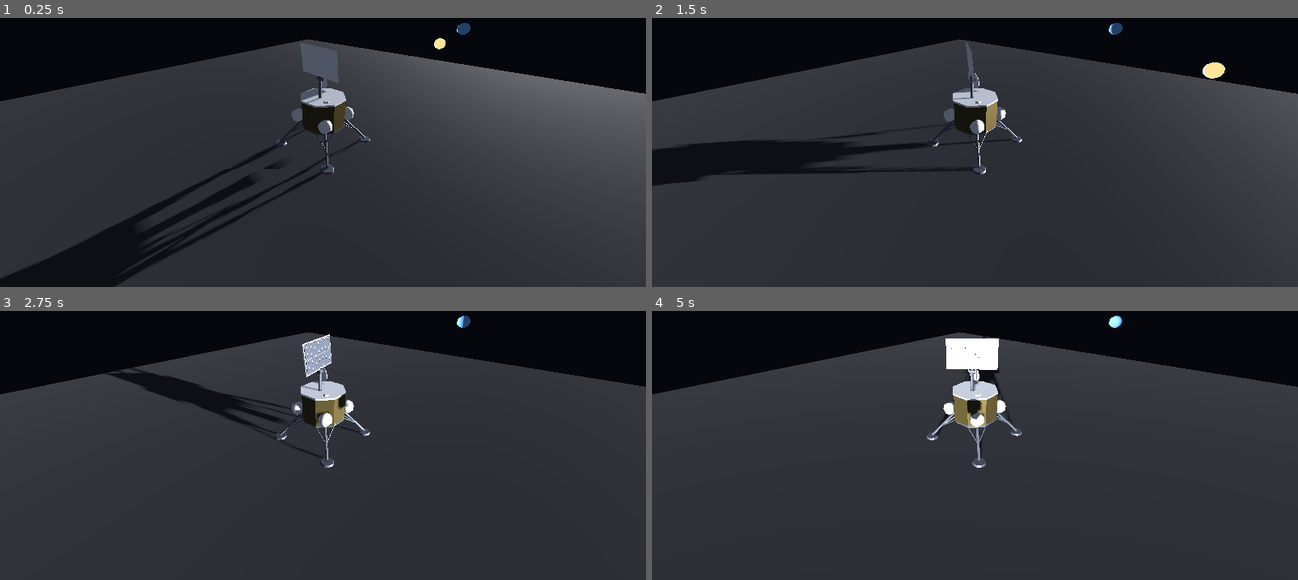
Above: before the commit, frames 1-4 (two rows, left to right).
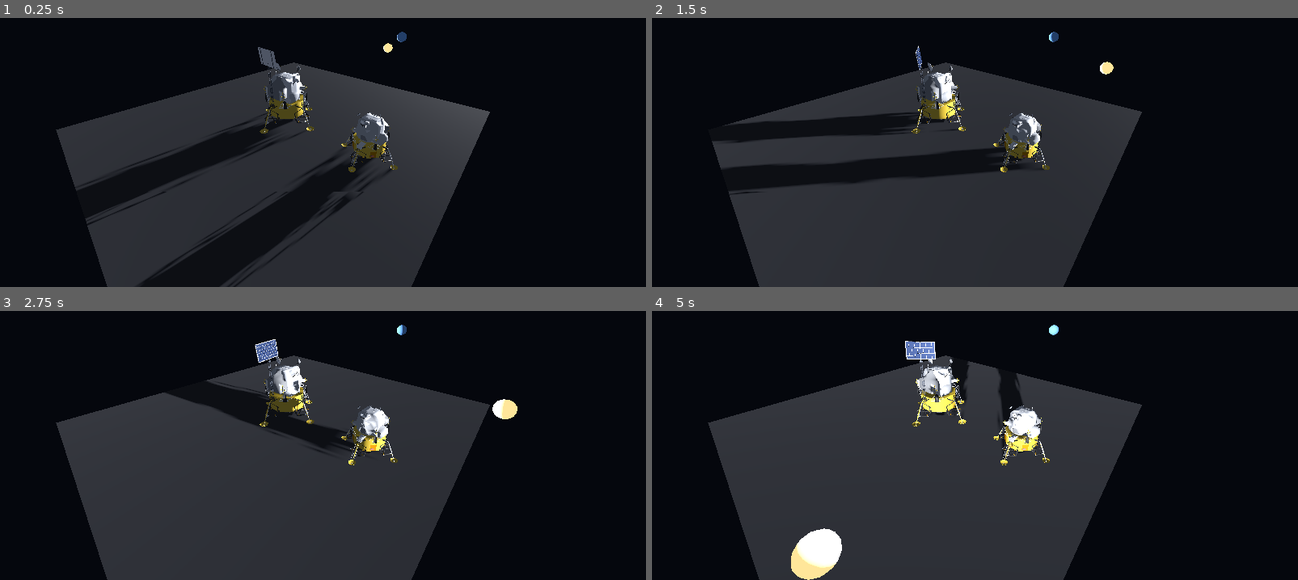
Above: after the commit, the same moments.

Repository: Richuti/GeoAthecmoon
Game: Godot game, scene res://preview.tscn
Two runs of this game, one before a commit and one after it. Both use one fixed random seed, a clock stepped at 60 frames per second and the inputs below.
Inputs (mouse positions are in pixels of both pictures, inside the frame that each line leads up to):
- Up to frame 1 (0.25 s): no input
- Up to frame 2 (1.5 s): move the mouse to (1117, 87) at 0.52 s; click (1117, 87) at 0.67 s; move the mouse to (845, 122) at 1.27 s; click (845, 122) at 1.42 s
- Up to frame 3 (2.75 s): move the mouse to (387, 319) at 2.02 s; click (387, 319) at 2.17 s
- Up to frame 4 (5 s): move the mouse to (942, 472) at 2.77 s; click (942, 472) at 2.92 s; move the mouse to (1168, 453) at 3.52 s; click (1168, 453) at 3.67 s; move the mouse to (781, 343) at 4.27 s; click (781, 343) at 4.42 s

The runs differ from the first frame. In frame 1, 51% of the frame differs, in the area x 0-100%, y 1-100%; in frame 2, 47%; in frame 3, 43%; in frame 4, 44%.

Commit message:
horizonte interpolado y pruebas con node --test

Diff:
--- a/assets-src/godot-preview/preview.gd
+++ b/assets-src/godot-preview/preview.gd
@@ -11,7 +11,7 @@
 var t := 0.0
 var yaw := 0.7
 var pitch := 0.45
-var dist := 11.0
+var dist := 26.0
 
 func _ready() -> void:
 	var env := Environment.new()
@@ -44,10 +44,15 @@
 
 	sun_ball = _model("res://sun.glb", Color(1.0, 0.71, 0.28))
 	var earth_ball := _model("res://earth.glb", Color(0.23, 0.51, 0.96))
-	earth_ball.position = _dir(0.25, 12.0) * 12.0 + Vector3(0, 2, 0)
+	earth_ball.position = _dir(0.25, 12.0) * 22.0 + Vector3(0, 4, 0)
 
 	var lander: Node3D = load("res://lander.glb").instantiate()
 	add_child(lander)
+	# Modelo original de NASA (sin modificar), al lado para comparar
+	if ResourceLoader.exists("res://apollo_original.glb"):
+		var orig: Node3D = load("res://apollo_original.glb").instantiate()
+		orig.position = Vector3(12, 0, 0)
+		add_child(orig)
 	panel = lander.find_child("SolarPanel", true, false)
 	antenna = lander.find_child("Antenna", true, false)
 	print("SolarPanel encontrado: ", panel != null, " | Antenna encontrada: ", antenna != null)
@@ -56,7 +61,7 @@
 func _model(path: String, c: Color) -> Node3D:
 	if ResourceLoader.exists(path):
 		var n: Node3D = load(path).instantiate()
-		n.scale = Vector3.ONE * 0.4
+		n.scale = Vector3.ONE * 0.8
 		add_child(n)
 		return n
 	return _ball(c)
@@ -85,12 +90,12 @@
 	var el_deg := 6.0  # exagerado para ver sombras (en el polo es 1–2°)
 	var d := _dir(az, el_deg)
 	sun.look_at_from_position(d * 30.0, Vector3.ZERO)
-	sun_ball.position = d * 12.0 + Vector3(0, 2, 0)
+	sun_ball.position = d * 22.0 + Vector3(0, 4, 0)
 	if panel:
 		panel.rotation = Vector3(deg_to_rad(el_deg), -az, 0)  # Y = azimut, X = inclinación
 	if antenna:
 		antenna.rotation = Vector3(deg_to_rad(12.0), -0.25, 0)
-	var target := Vector3(0, 2, 0)
+	var target := Vector3(6, 4, 0)
 	var off := Vector3(sin(yaw) * cos(pitch), sin(pitch), cos(yaw) * cos(pitch)) * dist
 	cam.look_at_from_position(target + off, target)
 
@@ -102,4 +107,4 @@
 		if e.button_index == MOUSE_BUTTON_WHEEL_UP:
 			dist = max(4.0, dist - 0.7)
 		elif e.button_index == MOUSE_BUTTON_WHEEL_DOWN:
-			dist = min(30.0, dist + 0.7)
+			dist = min(45.0, dist + 0.7)
Binary file added: assets-src/godot-preview/apollo_original.glb
Binary file changed: assets-src/godot-preview/lander.glb
Not shown, changed: CLAUDE.md
Not shown, added: docs/CREDITOS.md
Not shown, changed: docs/TAREAS.md
Not shown, changed: frontend/src/design/preview.ts
Not shown, added: frontend/src/lib/horizon.ts
Not shown, added: frontend/tests/horizon.test.ts
